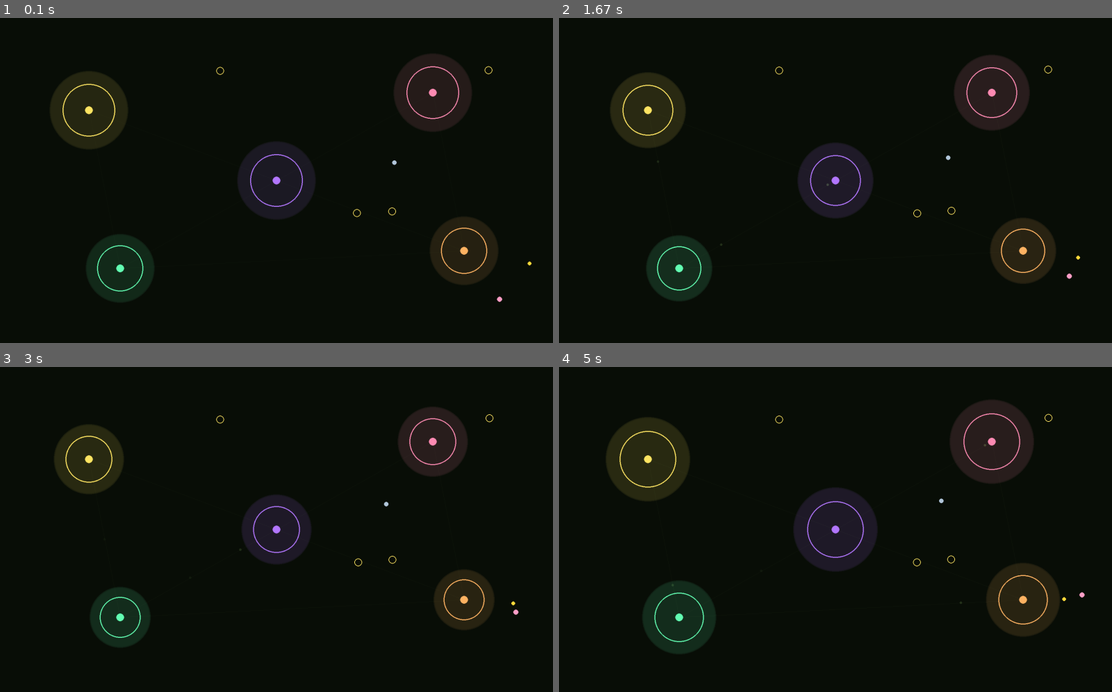
Above: before the commit, frames 1-4 (two rows, left to right).
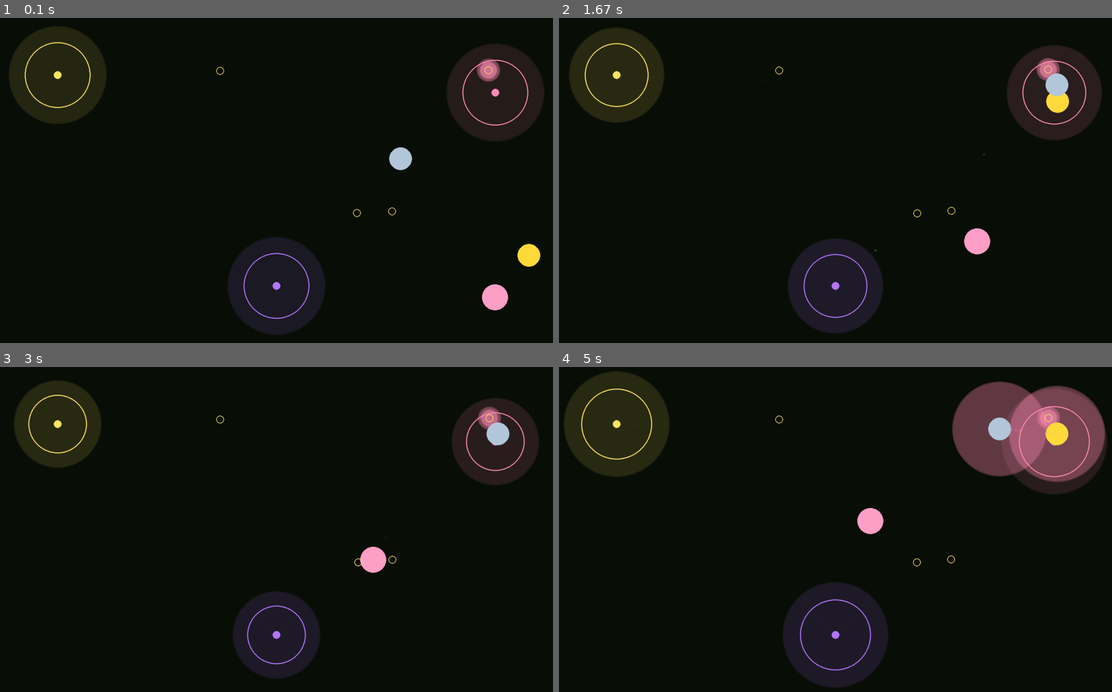
Above: after the commit, the same moments.

Repository: unforced/biotelia-td
Game: pygame game, started from standalone.py
Two runs of this game, one before a commit and one after it. Both use one fixed random seed, a clock stepped at 60 frames per second and the inputs below.
Inputs (mouse positions are in pixels of both pictures, inside the frame that each line leads up to):
- Up to frame 1 (0.1 s): no input
- Up to frame 2 (1.67 s): click (835, 180) at 0.38 s
- Up to frame 3 (3 s): tap - at 1.67 s; tap Space at 2, 2.4, 2.7, 2.9 s; move the mouse to (38, 451) at 2.37 s; move the mouse to (77, 484) at 2.87 s
- Up to frame 4 (5 s): tap Space at 3.2, 3.47, 3.8, 4.1, 4.23, 4.63, 4.93 s; move the mouse to (863, 516) at 3.43 s; move the mouse to (1056, 610) at 3.77 s; move the mouse to (697, 464) at 4.2 s; move the mouse to (774, 516) at 4.6 s

The runs differ from the first frame. In frame 1, 21% of the frame differs, in the area x 1-99%, y 2-98%; in frame 2, 20%; in frame 3, 17%; in frame 4, 25%, in the area x 1-99%, y 1-99%.

Commit message:
Consolidate project: Add TouchDesigner file and comprehensive documentation
Major updates:
- Add biotelia-pollination.toe to root directory (moved from biotelia-viz)
- Create comprehensive documentation suite in docs/
  - TD_VERIFICATION.md: Setup and verification checklist
  - HYBRID_APPROACH.md: Architecture explanation
  - OPTIMIZED_RENDERING.md: 10-100x performance improvements
  - NETWORK_LAYOUT.md: TD network organization guide
  - NATIVE_TD_PROTOTYPE.md: Native TD exploration results
  - CLAUDE.md: Complete project orientation for AI assistance
  - CURRENT_STATUS.md: Updated project status
  - Additional guides: MOCAP_SETUP, CONFIGURATION, CLEANUP
- Move old docs to docs/archive/ for reference
- Update README with project structure and TD quick start
- Add run_animation_td.py helper script
- Minor updates to config.py, core/agent.py, core/system.py

Status: Production-ready with optimized hybrid Python + TouchDesigner architecture

🤖 Generated with [Claude Code](https://claude.com/claude-code)

Co-Authored-By: Claude <noreply@anthropic.com>

Diff:
--- a/config.py
+++ b/config.py
@@ -24,13 +24,11 @@
 BACKGROUND_COLOR = np.array([10, 15, 8], dtype=np.uint8)
 PERSON_INDICATOR_COLOR = np.array([255, 230, 100], dtype=np.uint8)
 
-# Structure positions (normalized 0-1)
+# Structure positions (normalized 0-1) - 3 trees near exhibit edges
 STRUCTURES = [
-    {'id': 0, 'x': 0.20, 'y': 0.30, 'radius': 80, 'color': STRUCTURE_COLORS['structure1']},
-    {'id': 1, 'x': 0.75, 'y': 0.25, 'radius': 80, 'color': STRUCTURE_COLORS['structure2']},
-    {'id': 2, 'x': 0.50, 'y': 0.50, 'radius': 80, 'color': STRUCTURE_COLORS['structure3']},
-    {'id': 3, 'x': 0.25, 'y': 0.75, 'radius': 70, 'color': STRUCTURE_COLORS['structure4']},
-    {'id': 4, 'x': 0.80, 'y': 0.70, 'radius': 70, 'color': STRUCTURE_COLORS['structure5']},
+    {'id': 0, 'x': 0.15, 'y': 0.20, 'radius': 100, 'color': STRUCTURE_COLORS['structure1']},  # Top-left
+    {'id': 1, 'x': 0.85, 'y': 0.25, 'radius': 100, 'color': STRUCTURE_COLORS['structure2']},  # Top-right
+    {'id': 2, 'x': 0.50, 'y': 0.80, 'radius': 100, 'color': STRUCTURE_COLORS['structure3']},  # Bottom-center
 ]
 
 # Settings
@@ -38,11 +36,11 @@
 DEFAULT_HEIGHT = 1080
 TARGET_FPS = 60
 INTENSITY = 0.7
-SPEED = 0.6
+SPEED = 2.0  # Increased for better visibility
 
 # Aura settings
-AURA_GLOW_RADIUS = 18
-AURA_DECAY_RATE = 0.998
+AURA_GLOW_RADIUS = 40  # Larger aura radius for better visibility
+AURA_DECAY_RATE = 0.995  # Slightly faster decay (was 0.998)
 AURA_MIN_INTENSITY = 0.05
 
 # Trail settings
--- a/core/agent.py
+++ b/core/agent.py
@@ -54,9 +54,9 @@
     def _set_characteristics(self):
         """Set movement characteristics based on pollinator type."""
         characteristics = {
-            'bee': {'speed': 60, 'size': 6, 'wiggle': 0.8, 'color': np.array([255, 220, 60], dtype=np.uint8)},
-            'butterfly': {'speed': 40, 'size': 8, 'wiggle': 1.5, 'color': np.array([255, 160, 200], dtype=np.uint8)},
-            'moth': {'speed': 50, 'size': 7, 'wiggle': 1.0, 'color': np.array([180, 200, 220], dtype=np.uint8)},
+            'bee': {'speed': 60, 'size': 35, 'wiggle': 0.8, 'color': np.array([255, 220, 60], dtype=np.uint8)},
+            'butterfly': {'speed': 40, 'size': 40, 'wiggle': 1.5, 'color': np.array([255, 160, 200], dtype=np.uint8)},
+            'moth': {'speed': 50, 'size': 35, 'wiggle': 1.0, 'color': np.array([180, 200, 220], dtype=np.uint8)},
         }
 
         char = characteristics.get(self.type, characteristics['bee'])
--- a/core/system.py
+++ b/core/system.py
@@ -55,7 +55,7 @@
 
         # Settings
         self.intensity = 0.7
-        self.speed = 0.6
+        self.speed = 5.0  # Increased for better visibility
 
     def add_autonomous_agent(self, agent_type):
         """Add a bee, butterfly, or moth."""
--- /dev/null
+++ b/run_animation_td.py
@@ -0,0 +1,48 @@
+"""
+Run this script inside TouchDesigner to animate the pollination system.
+
+To use:
+1. In TouchDesigner, open the Textport (Alt+T)
+2. Type: run("/Users/unforced/Symbols/Codes/biotelia-td/run_animation_td.py")
+3. Press Enter
+4. Watch /project1/gpu_renderer/OUT while it runs
+
+Or create a Text DAT, paste this code in, and press Ctrl+R
+"""
+
+import time
+
+def animate(duration_seconds=30):
+    """Animate the pollination system for the specified duration."""
+
+    exporter = op('/project1/hybrid_data_exporter')
+    circles = op('/project1/gpu_renderer/optimized_circles')
+    poll_sys = op('/project1/pollination_system')
+    position_chop = op('/project1/input_switch')
+
+    print(f"Starting {duration_seconds} second animation...")
+    print("Watch /project1/gpu_renderer/OUT")
+    print("Pollinators should be moving around!")
+    print("")
+
+    frames = int(duration_seconds * 60)
+
+    for frame in range(frames):
+        # Update system
+        poll_sys.module.update_frame(position_chop, 1.0/60.0)
+        exporter.module.update_and_export()
+        circles.cook(force=True)
+
+        # Progress indicator
+        if frame % 60 == 0:
+            elapsed = frame / 60
+            print(f"  {elapsed:.0f}/{duration_seconds} seconds...")
+
+        # 60 FPS timing
+        time.sleep(1.0/60.0)
+
+    print(f"\n✓ Animation complete! Ran {frames} frames at 60 FPS")
+
+# Run 30 seconds of animation by default
+if __name__ == "__main__":
+    animate(30)
Not shown, changed: README.md
Not shown, added: OPTIMIZATION_COMPLETE.md
Not shown, added: biotelia-pollination.toe
Not shown, added: docs/CLAUDE.md
Not shown, added: docs/CLEANUP_GUIDE.md
Not shown, added: docs/CONFIGURATION_GUIDE.md
Not shown, added: docs/CURRENT_STATUS.md
Not shown, added: docs/HYBRID_APPROACH.md
Not shown, added: docs/MOCAP_SETUP.md
Not shown, added: docs/NATIVE_TD_PROTOTYPE.md
Not shown, added: docs/NETWORK_LAYOUT.md
Not shown, added: docs/OPTIMIZED_RENDERING.md
(and 3 more such lines)
